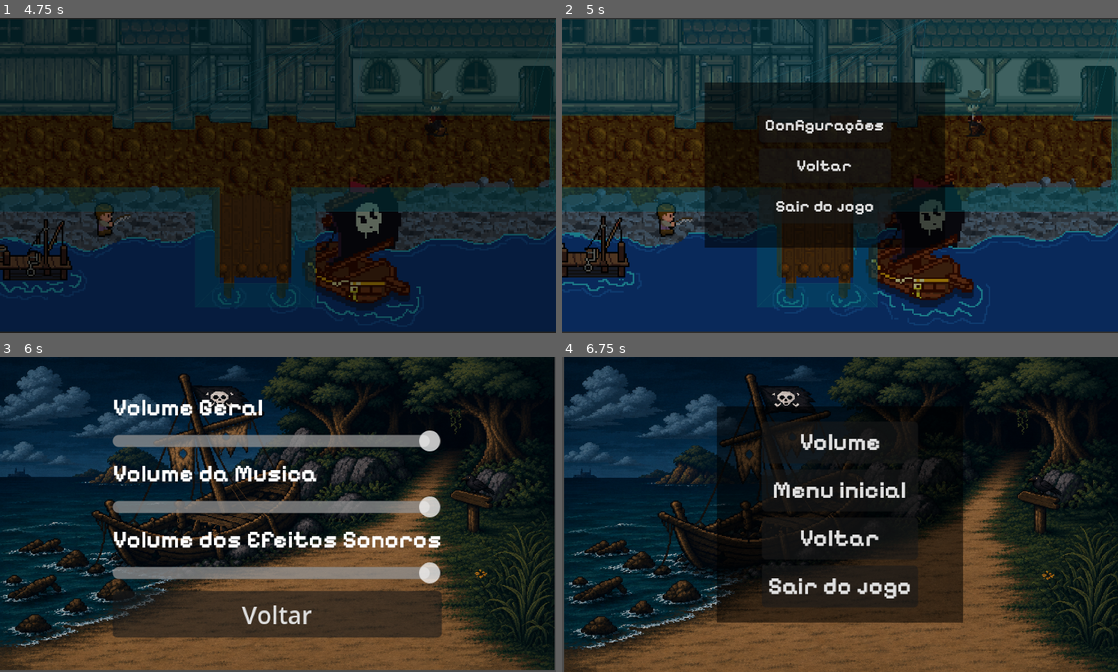
Above: before the commit, frames 1-4 (two rows, left to right).
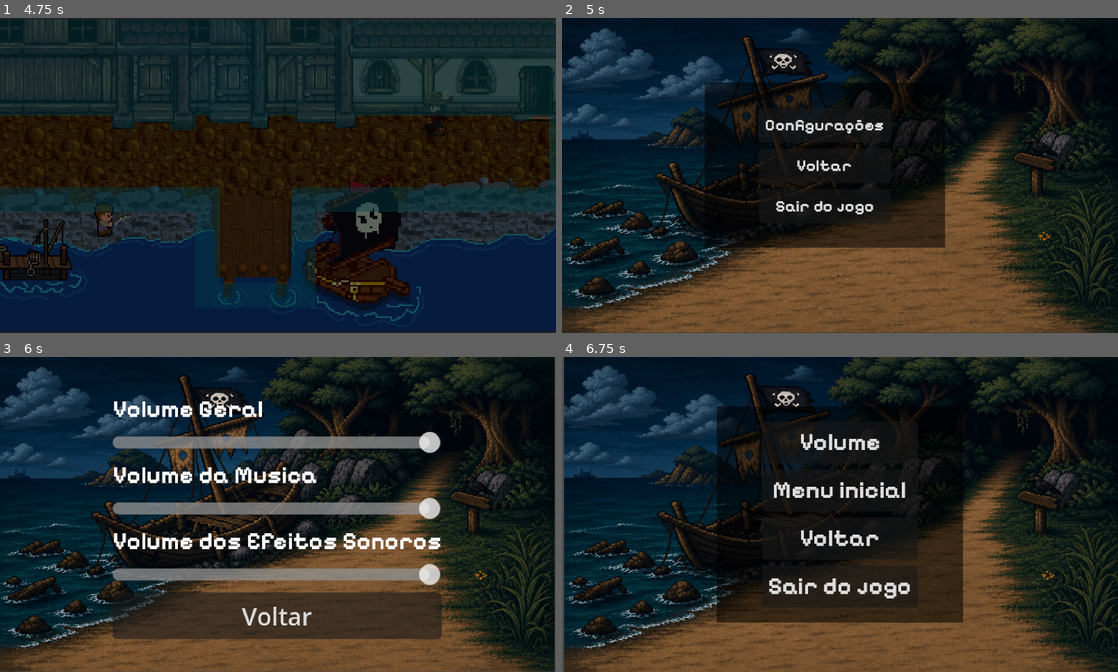
Above: after the commit, the same moments.

Repository: luuhkkj/Eyesland
Game: Godot game, scene res://Geral/ScriptGeral/menu.tscn
Same seed, same stepped clock (60 frames per second), same inputs: the game is played once before the commit and once after it. The engine's default icon, where the game draws it, is replaced by a stand-in: a white triangle on a blue panel in a dark square.
Inputs:
- Up to frame 1 (4.75 s): click "Jogar" at 0.5 s; tap Enter (ui_accept) at 1.25, 1.52, 2.27, 3.77, 4.52 s; hold D (right) 1.28-2.03 s; hold F (interagir) 1.28-2.03 s; hold S (down) 2.03-2.78 s; tap F (interagir) at 2.1, 3.6 s; hold D (right) 2.78-3.53 s; hold F (interagir) 2.78-3.53 s; hold W (up) 3.53-4.28 s; hold A (left) from 4.28 s (still down); hold F (interagir) from 4.28 s (still down)
- Up to frame 2 (5 s): keep holding A (left); keep holding F (interagir); tap Escape (Menu) at 4.9 s
- Up to frame 3 (6 s): release A (left) at 5 s; release F (interagir) at 5 s; click "Configurações" at 5 s; click "Volume" at 5.75 s
- Up to frame 4 (6.75 s): click "Voltar" at 6.5 s

Frame 1 is identical in both runs. In frame 2, 77% of the frame differs, in the area x 0-100%, y 0-100%; in frame 3, 15%; in frame 4, nothing differs.

Commit message:
volume certo
fiz um volume a mais pra dentro do jogo e  coloquei o fundo no menu de pause

Diff:
--- /dev/null
+++ b/Geral/ScriptGeral/Volumejogo.tscn
@@ -0,0 +1,72 @@
+[gd_scene format=3 uid="uid://cmwo8byq5wiuq"]
+
+[ext_resource type="Script" uid="uid://c8k6ntnl4myv2" path="res://Geral/ScriptGeral/volumejogo.gd" id="1_vbuhj"]
+[ext_resource type="Texture2D" uid="uid://cqnsk5bn40llg" path="res://Geral/img/fotomenu2.png" id="2_ff8mu"]
+[ext_resource type="FontFile" uid="uid://crua2ihel7n33" path="res://Geral/Fonte/Pixelify_Sans/static/PixelifySans-Bold.ttf" id="3_l8ccu"]
+[ext_resource type="PackedScene" uid="uid://ckalwfbh4or0d" path="res://Geral/ScriptGeral/VolumeSlider.tscn" id="4_jxfln"]
+
+[node name="Volumedentrojogo" type="Control" unique_id=661257415]
+layout_mode = 3
+anchors_preset = 0
+offset_left = 185.0
+offset_top = 106.0
+offset_right = 185.0
+offset_bottom = 106.0
+script = ExtResource("1_vbuhj")
+
+[node name="Fundo" type="Sprite2D" parent="." unique_id=1730419099]
+position = Vector2(-1, -1)
+scale = Vector2(0.25552487, 0.19313997)
+texture = ExtResource("2_ff8mu")
+
+[node name="MarginContainer" type="MarginContainer" parent="." unique_id=1218528211]
+layout_mode = 1
+anchors_preset = 8
+anchor_left = 0.5
+anchor_top = 0.5
+anchor_right = 0.5
+anchor_bottom = 0.5
+offset_left = -144.0
+offset_top = -75.5
+offset_right = 144.0
+offset_bottom = 75.5
+grow_horizontal = 2
+grow_vertical = 2
+
+[node name="VBoxContainer" type="VBoxContainer" parent="MarginContainer" unique_id=1652224622]
+layout_mode = 2
+size_flags_horizontal = 4
+
+[node name="Volume Geral" type="Label" parent="MarginContainer/VBoxContainer" unique_id=2133746646]
+layout_mode = 2
+size_flags_vertical = 1
+theme_override_fonts/font = ExtResource("3_l8ccu")
+text = "Volume Geral"
+
+[node name="Geral" parent="MarginContainer/VBoxContainer" unique_id=1802712763 instance=ExtResource("4_jxfln")]
+layout_mode = 2
+bus_name = "Master"
+
+[node name="Volume da Musica" type="Label" parent="MarginContainer/VBoxContainer" unique_id=231277175]
+layout_mode = 2
+theme_override_fonts/font = ExtResource("3_l8ccu")
+text = "Volume da Musica"
+
+[node name="Musica" parent="MarginContainer/VBoxContainer" unique_id=198153081 instance=ExtResource("4_jxfln")]
+layout_mode = 2
+bus_name = "Musica"
+
+[node name="Volume dos Efeitos Sonoros" type="Label" parent="MarginContainer/VBoxContainer" unique_id=1990977347]
+layout_mode = 2
+theme_override_fonts/font = ExtResource("3_l8ccu")
+text = "Volume dos Efeitos Sonoros"
+
+[node name="EfeitosSonoros" parent="MarginContainer/VBoxContainer" unique_id=1827274748 instance=ExtResource("4_jxfln")]
+layout_mode = 2
+bus_name = "EfeitosSonoros"
+
+[node name="Voltar" type="Button" parent="MarginContainer/VBoxContainer" unique_id=499793960]
+layout_mode = 2
+text = "Voltar"
+
+[connection signal="pressed" from="MarginContainer/VBoxContainer/Voltar" to="." method="_on_voltar_pressed"]
--- a/Geral/ScriptGeral/menude_pause.tscn
+++ b/Geral/ScriptGeral/menude_pause.tscn
@@ -1,11 +1,17 @@
 [gd_scene format=3 uid="uid://c73f5h8e5u6po"]
 
 [ext_resource type="Script" uid="uid://61luqmomieap" path="res://Geral/ScriptGeral/menude_pause.gd" id="1_f8io0"]
+[ext_resource type="Texture2D" uid="uid://cqnsk5bn40llg" path="res://Geral/img/fotomenu2.png" id="2_85aqj"]
 [ext_resource type="FontFile" uid="uid://crua2ihel7n33" path="res://Geral/Fonte/Pixelify_Sans/static/PixelifySans-Bold.ttf" id="2_e0tju"]
 
 [node name="MenudePausa" type="CanvasLayer" unique_id=1465818022]
 process_mode = 3
 script = ExtResource("1_f8io0")
+
+[node name="Fundo" type="Sprite2D" parent="." unique_id=1698011640]
+position = Vector2(185.00002, 105)
+scale = Vector2(0.25552487, 0.19313997)
+texture = ExtResource("2_85aqj")
 
 [node name="ColorRect" type="ColorRect" parent="." unique_id=1255452912]
 anchors_preset = -1
--- a/Geral/ScriptGeral/menuopcao.gd
+++ b/Geral/ScriptGeral/menuopcao.gd
@@ -1,7 +1,7 @@
 extends Control
 
 func _on_volume_pressed() -> void:
-	get_tree().change_scene_to_file("res://Geral/ScriptGeral/Volume.tscn")
+	get_tree().change_scene_to_file("res://Geral/ScriptGeral/Volumejogo.tscn")
 
 func _on_voltar_pressed() -> void:
 	print(GameManager.ultima_cena)
--- a/Geral/ScriptGeral/volume.gd
+++ b/Geral/ScriptGeral/volume.gd
@@ -1,4 +1,4 @@
 extends Control
 
 func _on_voltar_pressed() -> void:
-	get_tree().change_scene_to_file("res://Geral/ScriptGeral/menuopcao.tscn")
+	get_tree().change_scene_to_file("res://Geral/ScriptGeral/meduopcao_conf.tscn")
--- /dev/null
+++ b/Geral/ScriptGeral/volumejogo.gd
@@ -0,0 +1,4 @@
+extends Control
+
+func _on_voltar_pressed() -> void:
+	get_tree().change_scene_to_file("res://Geral/ScriptGeral/menuopcao.tscn")
Not shown, added: Geral/ScriptGeral/volumejogo.gd.uid
